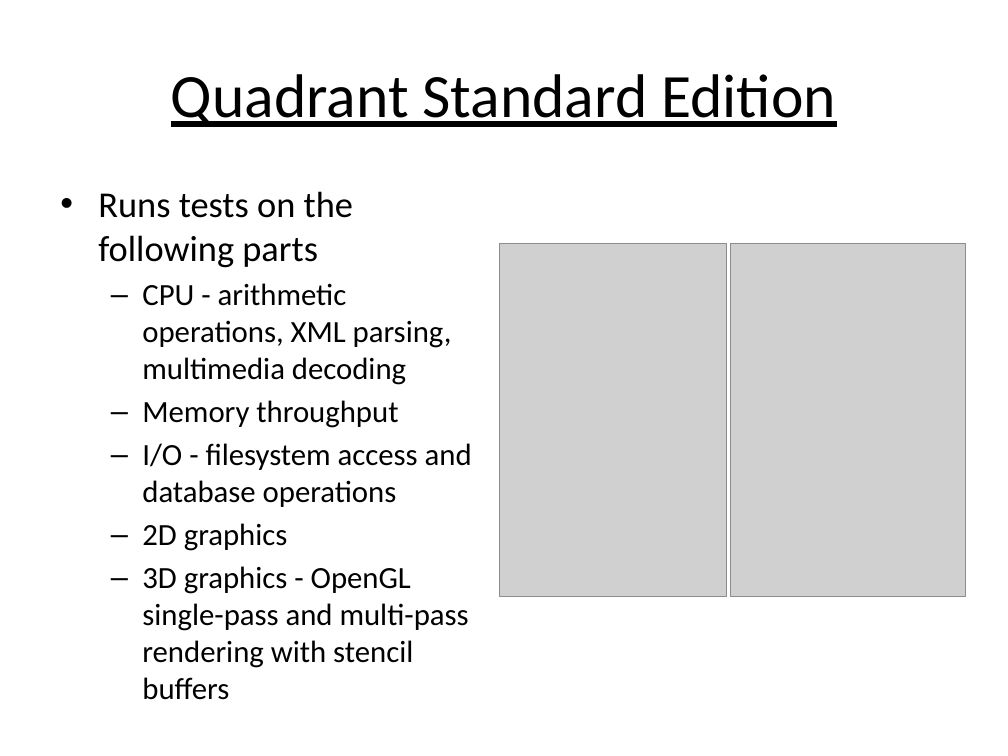
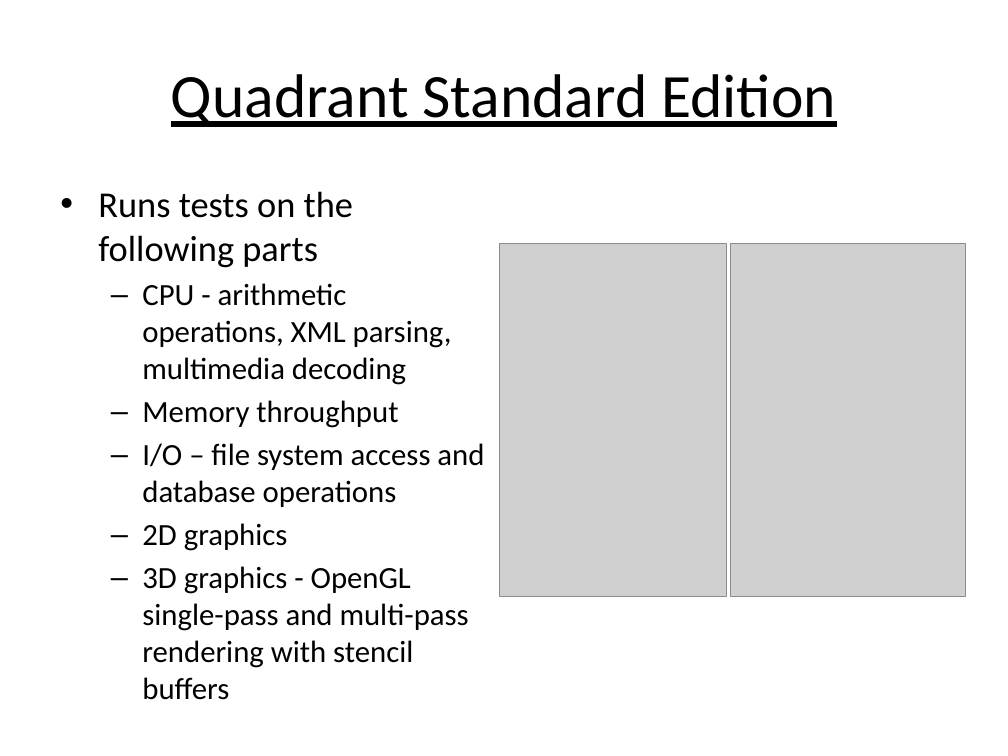
Before and after one commit to laikayeekelly/Benchmark, a slide deck: slide 11 of benchmark.pptx (slide 5 before the commit). Drawn at 1008x756 pixels with LibreOffice and Linux fonts; fonts in the diff are those of the drawing; grey boxes stand for pictures. Boxes give left, top, right and bottom in pixels: in the first picture for what was removed or moved away, otherwise in the second. Text is boxed around its words. In the diff, an @@ line names an element or a change of style, - is before the commit and + after.

```diff
--- a/benchmark.pptx
+++ b/benchmark.pptx
@@ text at [142, 443, 484, 507]: text changed @@
-  – I/O - filesystem access and database operations
+  – I/O – file system access and database operations
```
Also in this commit, not shown: 6 other slides changed, 1 slide added.
